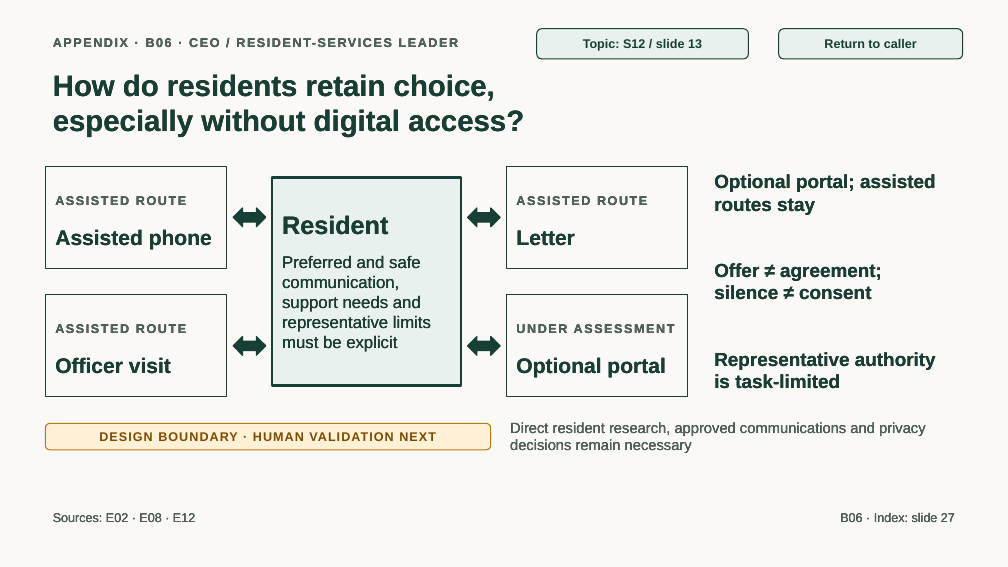
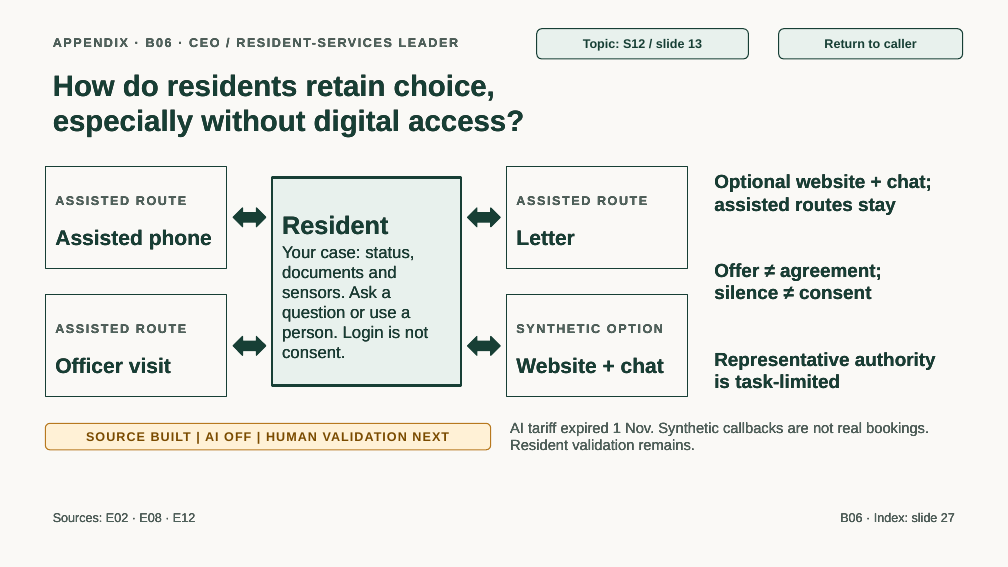
Before and after one commit to jmservera/ama, a slide deck: slide 33 of docs/capstone/deck/zava-forward-cowork-v2-draft.pptx. Drawn at 1008x567 pixels with LibreOffice and Linux fonts; fonts in the diff are those of the drawing. Boxes give left, top, right and bottom in pixels: in the first picture for what was removed or moved away, otherwise in the second. Text is boxed around its words. In the diff, an @@ line names an element or a change of style, - is before the commit and + after.

```diff
--- a/docs/capstone/deck/zava-forward-cowork-v2-draft.pptx
+++ b/docs/capstone/deck/zava-forward-cowork-v2-draft.pptx
@@ text at box(714, 174, 932, 215): text changed @@
-Optional portal; assisted routes stay
+Optional website + chat; assisted routes stay
@@ text at box(282, 246, 428, 359): text changed @@
-Preferred and safe communication, support needs and representative limits must be explicit
+Your case: status, documents and sensors. Ask a question or use a person. Login is not consent.
@@ text at box(516, 324, 663, 334): text changed @@
-UNDER ASSESSMENT
+SYNTHETIC OPTION
@@ text at box(516, 357, 664, 374): text changed @@
-Optional portal
+Website + chat
@@ text in rounded rectangle at box(86, 432, 449, 441): text changed @@
-DESIGN BOUNDARY · HUMAN VALIDATION NEXT
+SOURCE BUILT | AI OFF | HUMAN VALIDATION NEXT
@@ text at box(510, 422, 929, 451): text changed @@
-Direct resident research, approved communications and privacy decisions remain necessary
+AI tariff expired 1 Nov. Synthetic callbacks are not real bookings. Resident validation remains.
```
Also in this commit, not shown: 10 other slides changed, 15 other files.
